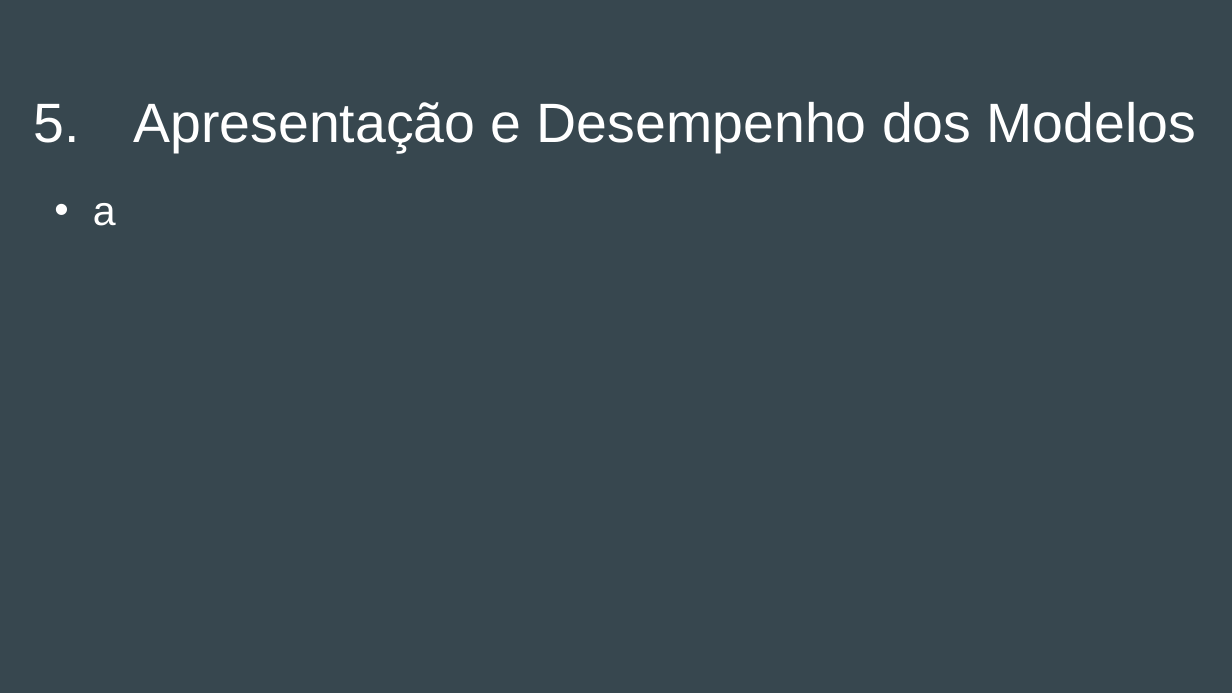
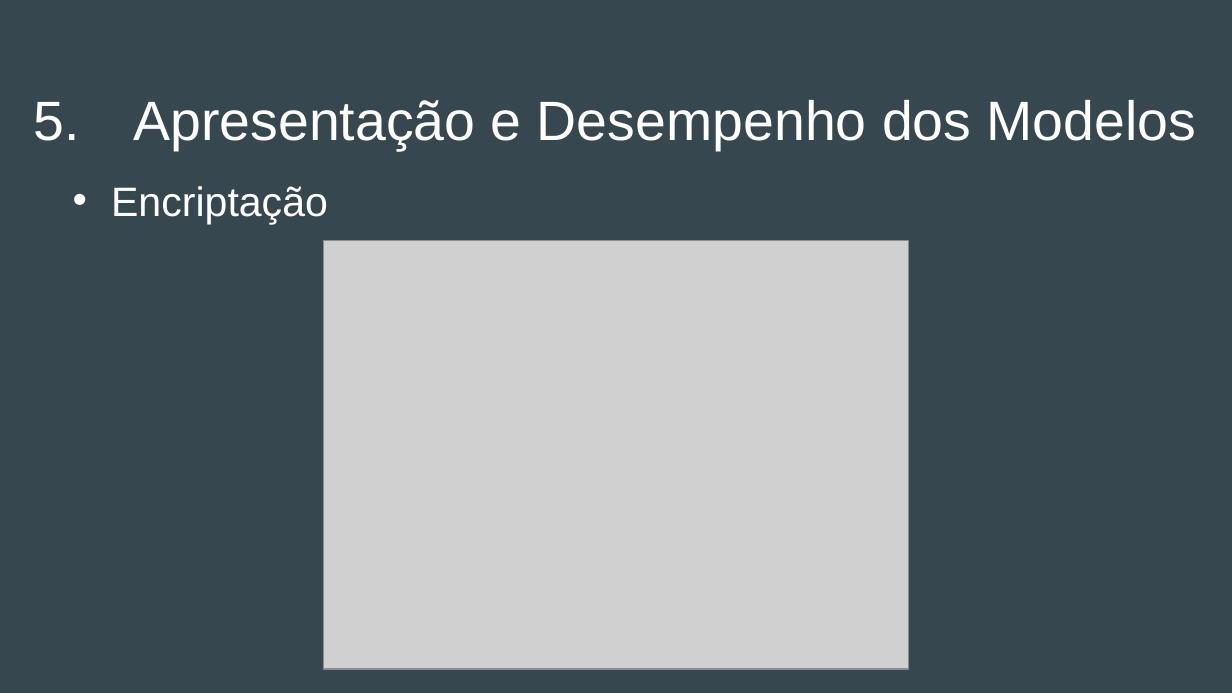
Before and after one commit to Dom-Juan/TCC-3, a slide deck: slide 16 of Apresentação do TCC 3 - Final.pptx (slide 10 before the commit). Drawn at 1232x693 pixels with LibreOffice and Linux fonts; fonts in the diff are those of the drawing; grey boxes stand for pictures. Boxes give left, top, right and bottom in pixels: in the first picture for what was removed or moved away, otherwise in the second. Text is boxed around its words. In the diff, an @@ line names an element or a change of style, - is before the commit and + after.

```diff
--- a/Apresentação do TCC 3 - Final.pptx
+++ b/Apresentação do TCC 3 - Final.pptx
@@ text removed at bbox=[93, 203, 116, 226] @@
-• a
@@ text added at bbox=[111, 186, 328, 224], 24 pt, text #FFFFFF @@
+• Encriptação
@@ picture added at bbox=[323, 240, 908, 669] @@
```
Also in this commit, not shown: 2 other slides changed, 10 slides added, 4 slides removed, 2 other files.
